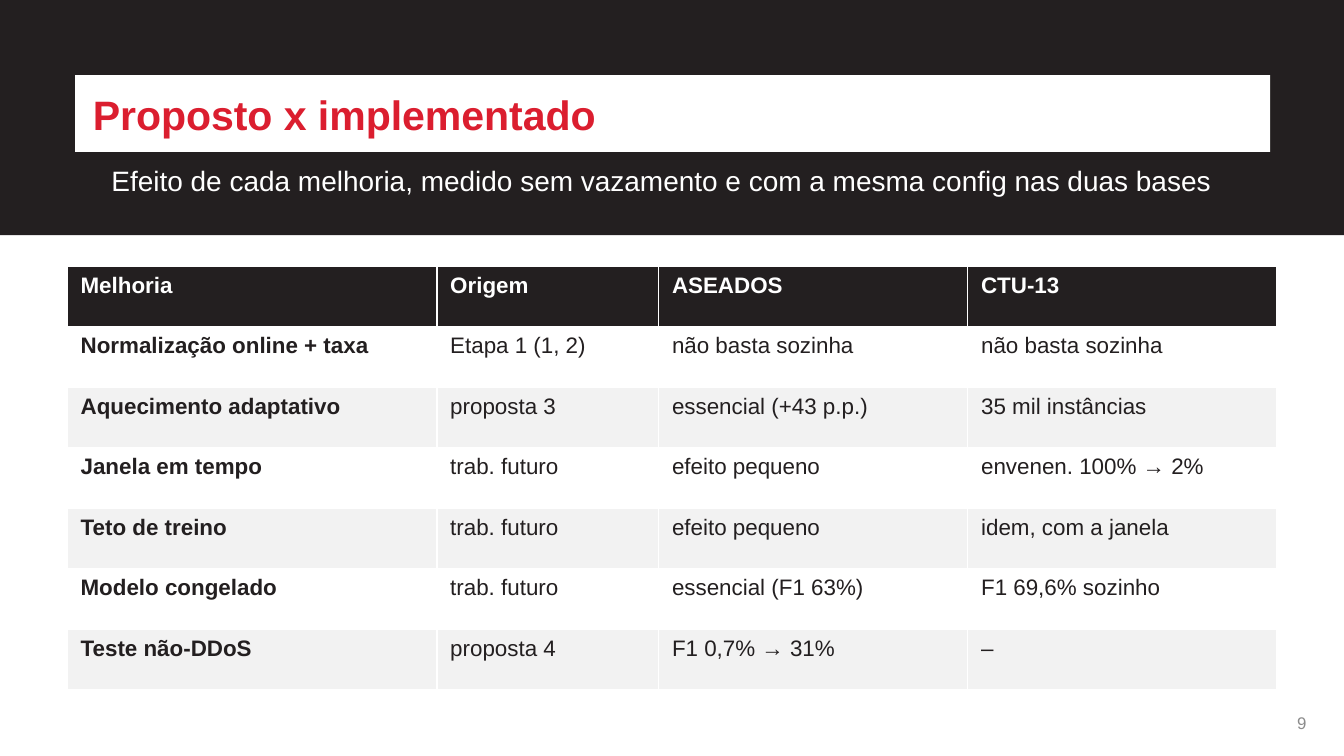
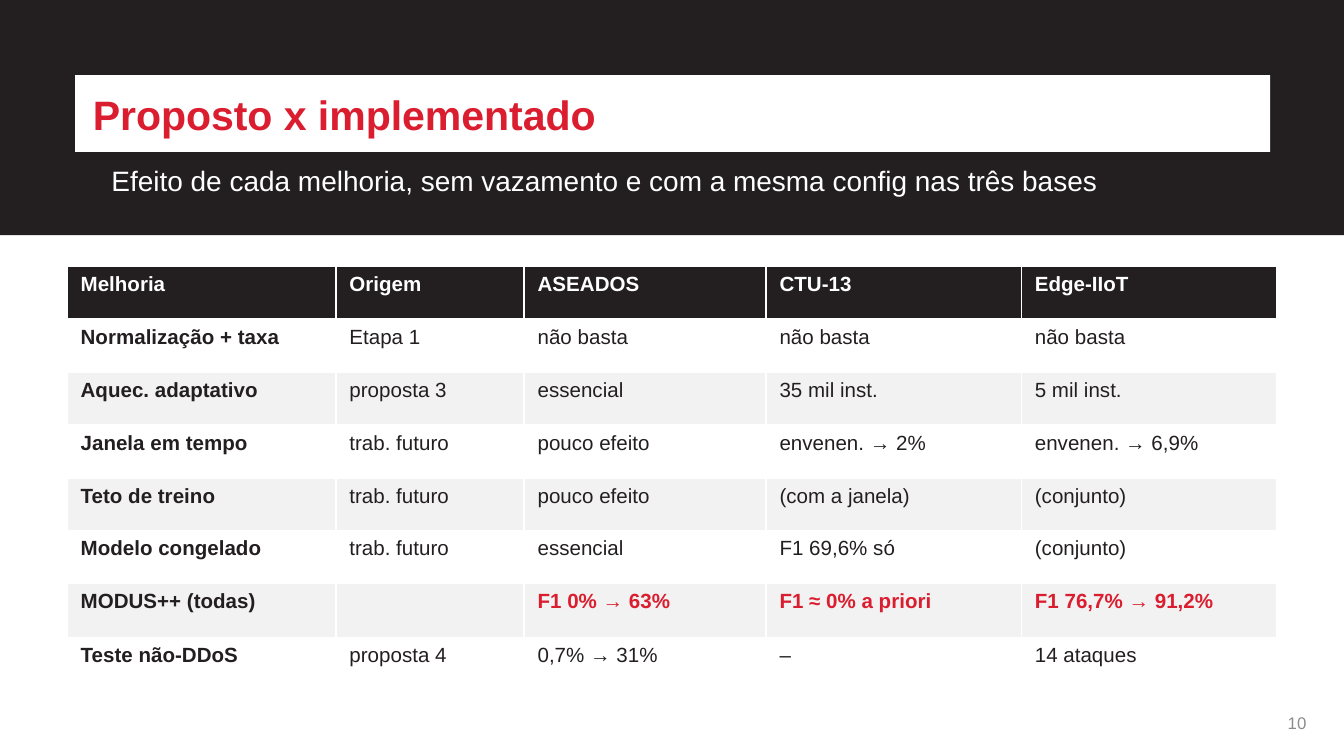
Before and after one commit to pedro664/replicacao-modus, a slide deck: slide 10 of Replicacao_MODUS_CIn_Etapa2.pptx (slide 9 before the commit). Drawn at 1344x756 pixels with LibreOffice and Linux fonts; fonts in the diff are those of the drawing. Boxes give left, top, right and bottom in pixels: in the first picture for what was removed or moved away, otherwise in the second. Text is boxed around its words. In the diff, an @@ line names an element or a change of style, - is before the commit and + after.

```diff
--- a/Replicacao_MODUS_CIn_Etapa2.pptx
+++ b/Replicacao_MODUS_CIn_Etapa2.pptx
@@ text at <box>111,170,1097,197</box>: text changed @@
-Efeito de cada melhoria, medido sem vazamento e com a mesma config nas duas bases
+Efeito de cada melhoria, sem vazamento e com a mesma config nas três bases
@@ table at <box>67,266,1277,689</box> @@
-Melhoria | Origem | ASEADOS | CTU-13
-Normalização online + taxa | Etapa 1 (1, 2) | não basta sozinha | não basta sozinha
-Aquecimento adaptativo | proposta 3 | essencial (+43 p.p.) | 35 mil instâncias
-Janela em tempo | trab. futuro | efeito pequeno | envenen. 100% → 2%
-Teto de treino | trab. futuro | efeito pequeno | idem, com a janela
-Modelo congelado | trab. futuro | essencial (F1 63%) | F1 69,6% sozinho
-Teste não-DDoS | proposta 4 | F1 0,7% → 31% | –
+Melhoria | Origem | ASEADOS | CTU-13 | Edge-IIoT
+Normalização + taxa | Etapa 1 | não basta | não basta | não basta
+Aquec. adaptativo | proposta 3 | essencial | 35 mil inst. | 5 mil inst.
+Janela em tempo | trab. futuro | pouco efeito | envenen. → 2% | envenen. → 6,9%
+Teto de treino | trab. futuro | pouco efeito | (com a janela) | (conjunto)
+Modelo congelado | trab. futuro | essencial | F1 69,6% só | (conjunto)
+MODUS++ (todas) |  | F1 0% → 63% | F1 ≈ 0% a priori | F1 76,7% → 91,2%
+Teste não-DDoS | proposta 4 | 0,7% → 31% | – | 14 ataques
@@ text at <box>1288,717,1307,729</box>: text changed @@
-9
+10
```
Also in this commit, not shown: 2 other slides changed, 1 slide added, 16 other files.
